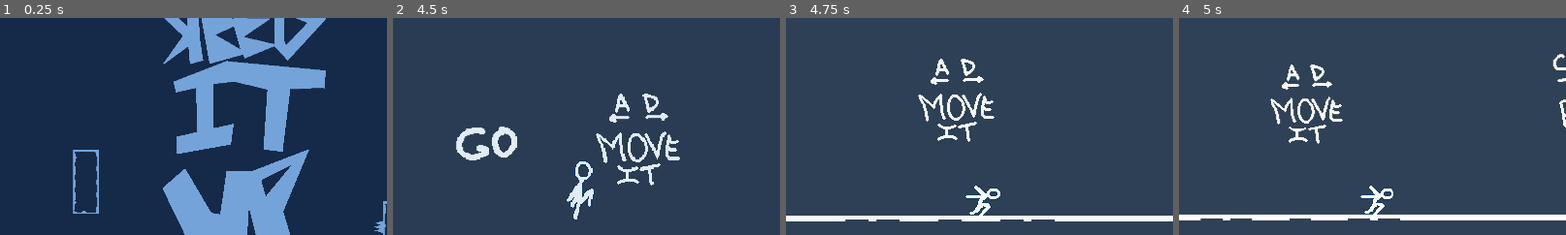
Above: before the commit, frames 1-4 (left to right).
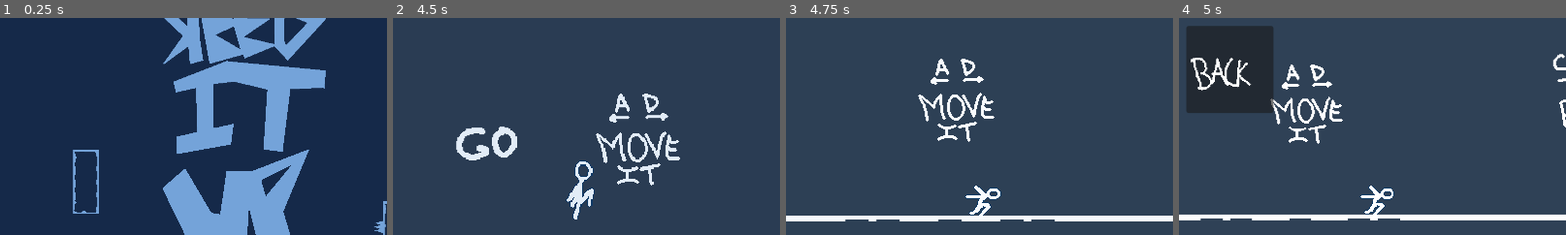
Above: after the commit, the same moments.

Repository: OliverMiguez/Speed-It-Up
Game: Godot game, scene res://Escenas/Menu/Menu_inicio.tscn
The game is run twice, just before and just after one commit, with the same random seed, the same clock (stepped at 60 frames per second) and the same inputs. Sound files missing from this copy of the repository are replaced by a short silence.
Inputs (mouse positions are % of the whole screen's width and height, from its top left):
- Up to frame 1 (0.25 s): no input
- Up to frame 2 (4.5 s): click (52, 86) at 0.5 s; move the mouse to (72, 45) at 1.27 s; hold Shift (Shift) 1.28-2.03 s; hold D (Derecha) 1.28-2.78 s; tap Space (Saltar) at 1.52, 2.27, 3.77 s; move the mouse to (30, 55) at 2.02 s; tap Shift (Shift) at 2.1, 3.6 s; move the mouse to (60, 28) at 2.77 s; hold A (Izquierda) 2.78-3.53 s; hold Shift (Shift) 2.78-3.53 s; move the mouse to (45, 70) at 3.52 s; hold D (Derecha) from 3.53 s (still down); move the mouse to (80, 65) at 4.27 s; hold Shift (Shift) from 4.28 s (still down)
- Up to frame 3 (4.75 s): keep holding D (Derecha); keep holding Shift (Shift); tap Space (Saltar) at 4.52 s
- Up to frame 4 (5 s): keep holding D (Derecha); keep holding Shift (Shift); tap Escape (ui_cancel) at 4.9 s
The pictures show only the part of the screen within x 20-70%, y 12-61%; the shares and areas given below are measured in that part.

Frames 1-3 are identical in both runs. In frame 4, 9.0% of the frame differs, in the area x 2-25%, y 3-44%.

Commit message:
Bug & Fix: La pausa ya muestra su interfaz, versión actual de esta v0.1

Diff:
--- a/Escenas/Menu/Pausa.tscn
+++ b/Escenas/Menu/Pausa.tscn
@@ -12,8 +12,9 @@
 grow_vertical = 2
 script = ExtResource("1_s3sgt")
 
-[node name="Back" type="Button" parent="." unique_id=971933867]
-layout_mode = 0
+[node name="CanvasLayer" type="CanvasLayer" parent="." unique_id=1355887484]
+
+[node name="Back" type="Button" parent="CanvasLayer" unique_id=971933867]
 offset_left = 405.0
 offset_top = 145.0
 offset_right = 513.0
@@ -21,4 +22,4 @@
 scale = Vector2(2, 2)
 icon = ExtResource("2_1rxft")
 
-[connection signal="pressed" from="Back" to="." method="_on_back_pressed"]
+[connection signal="pressed" from="CanvasLayer/Back" to="." method="_on_back_pressed"]
--- a/Scripts/Niveles/pausa.gd
+++ b/Scripts/Niveles/pausa.gd
@@ -1,23 +1,27 @@
 extends Control
 class_name pausa
 
+@onready var canvas_layer: CanvasLayer = $CanvasLayer
 
 func _ready() -> void:
 	# El menú empieza oculto y funcional a pesar de pausas
 	visible = false
-	process_mode = Node.PROCESS_MODE_ALWAYS # Evita que se congele cuando se hace .pause
+	canvas_layer.visible = false
+	process_mode = Node.PROCESS_MODE_ALWAYS # Evita que se congele cuando se hace pause
 
 func _input(event: InputEvent) -> void:
 	# Detecta la acción de escapar (tecla ESC por defecto)
 	if event.is_action_pressed("ui_cancel"):
+		var visible_botones = canvas_layer.visible
+		visible_botones = not visible_botones
 		alternar_pausa()
 
 # Pausa/Despausa si se presiona ESC
 func alternar_pausa() -> void:
-
-	var esta_pausado = get_tree().paused # crea una variable temporal que recoge true/false segun el estado del juegio
-	get_tree().paused = not esta_pausado # si pausa = true => pausa = false y asi al revés también
-	visible = not visible
+	var esta_pausado = get_tree().paused	# Crea una variable temporal que recoge true/false segun el estado del juego
+	get_tree().paused = not esta_pausado	# Si pausa = true => pausa = false y asi al revés también
+	#visible = not visible					# Si los objetos no son visibles los hace visible y asi al revés también
+	canvas_layer.visible = not canvas_layer.visible
 
 #Despausa el juego si se presiona BACK
 func _on_back_pressed() -> void:
